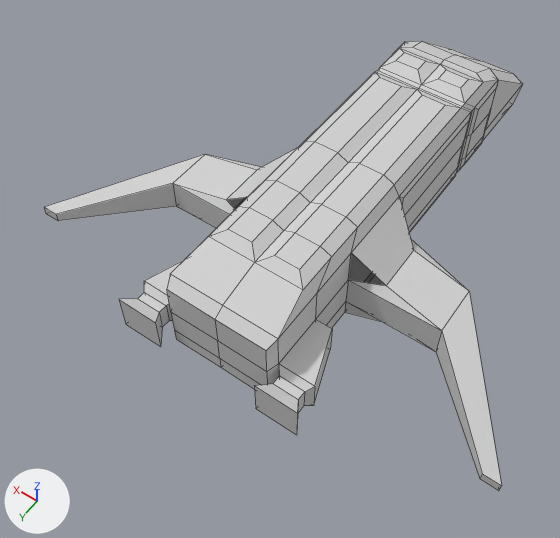
Before and after pictures for a commit that changed the OBJ model android/assets/models/planes/transporter/transporter.obj.
Camera for both pictures: a 50 mm camera at (-0.281, 0.578, 0.621) aimed at (0.033, 0.138, -0.069). Every picture has the same lights, and +X, +Y and +Z are marked at lower left. Mesh edges are drawn as thin lines. Where no turn or scale is listed for an object, it has been applied to the vertices. Vertices at the same position are counted once.
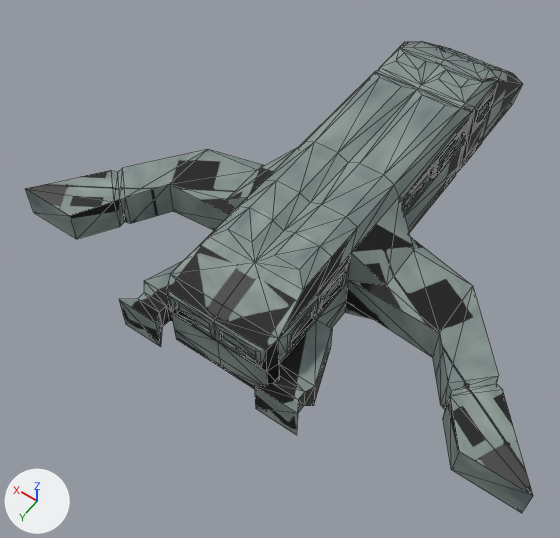
Pixel boxes (x1, y1, x2, y2) of what changed, in the pictures (560 x 538 px):
'Cube', surface changed, reshaped (white to grey, 6% wider): before (44, 41, 523, 490); after (25, 41, 533, 513)
part 1 of me_cube, added: after (402, 41, 523, 215)
part 2 of me_cube, added: after (167, 254, 351, 372)
part 3 of me_cube, built on: before (44, 154, 261, 228); after (25, 149, 264, 239)
part 4 of me_cube, built on: before (346, 239, 502, 490); after (346, 237, 533, 513)

The edits, one by one:
Picture 'tex.png' (img_tex_png) is new.
In material 'Material' (mat_material), base_color is no longer (0.64, 0.64, 0.64), light grey #d1d1d1.
In material 'Material' (mat_material), texture is now set to img_tex_png.
me_cube is used by ob_cube; location (0.0, 0.0, 0.0).
me_cube had 265 vertices, 266 faces, 5 loose edges and spanned x -0.282..0.282, y -0.283..0.307, z -0.07..0.063.
me_cube now has 448 vertices, 892 faces, 5 loose edges and spans x -0.308..0.308, y -0.283..0.307, z -0.07..0.063.
me_cube part 1: 93 vertices added at x -0.065..0.065, y -0.283..0.057, z -0.03..0.043.
me_cube part 2: 66 vertices added at x -0.065..0.065, y 0.164..0.289, z 0.001..0.038.
me_cube part 3: 8 vertices removed from x 0.168..0.282, y 0.096..0.248, z -0.039..0.0; 20 vertices added at x 0.168..0.308, y 0.091..0.248, z -0.053..0.004.
me_cube part 4: 8 vertices removed from x -0.282..-0.168, y 0.096..0.248, z -0.039..0.0; 20 vertices added at x -0.308..-0.168, y 0.091..0.248, z -0.053..0.004.
